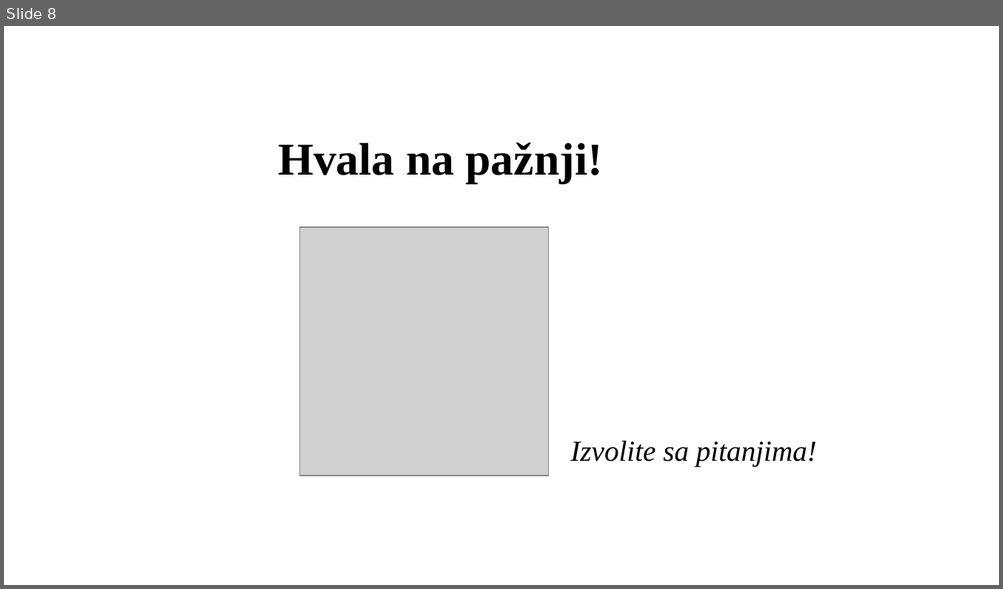
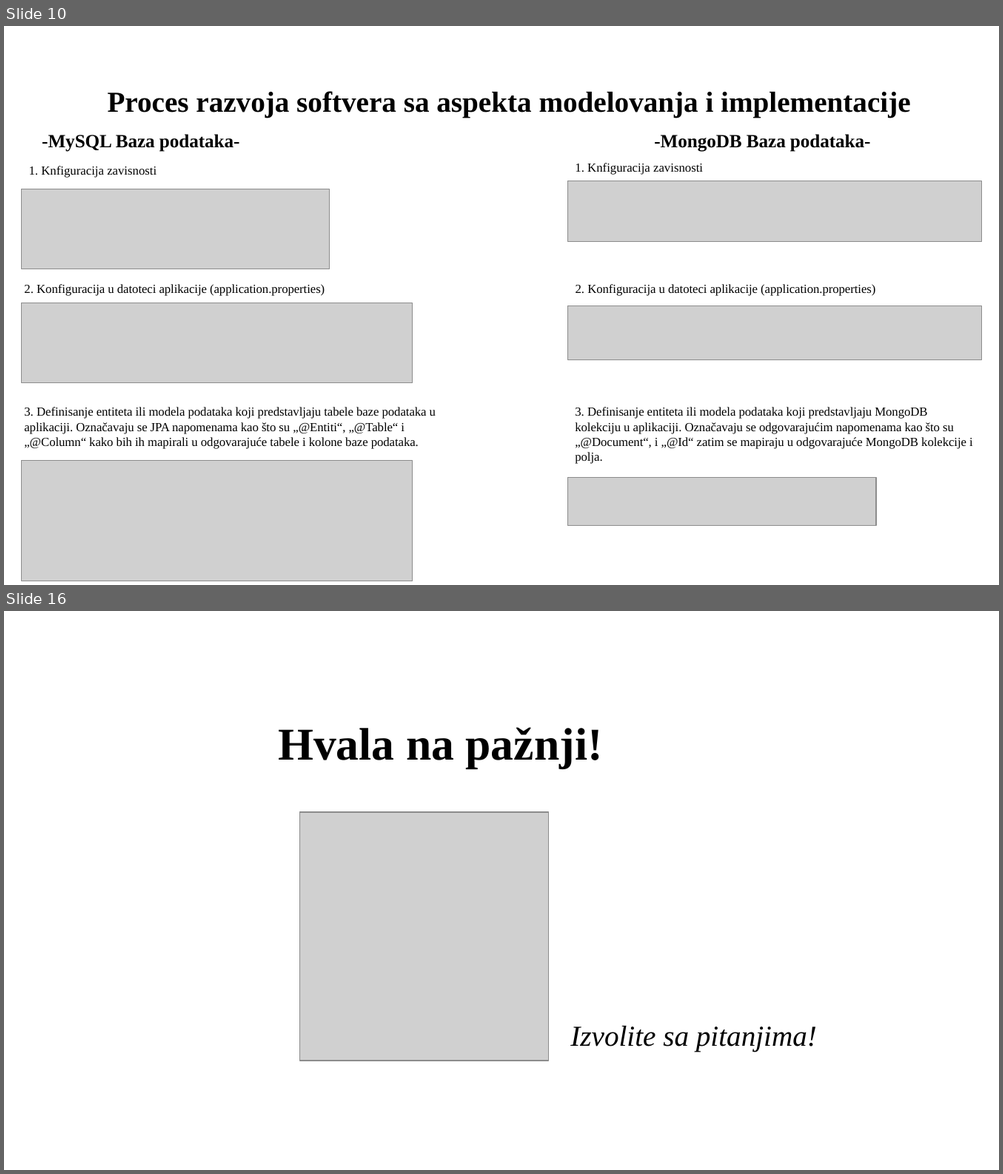
Before and after one commit to Pedja1201/ProjectBrandy_springboot-angular, a slide deck: Specification and Modeling/PredragRadak-Presentation.pptx. Shown one above the other, each under a label of ours: slide 8 before the commit, slides 10 and 16 after it; the slides between them are not shown. The pictures are 1003x589 and 1003x1174 pixels, drawn with LibreOffice and Linux fonts; fonts in the diff are those of the drawing; grey boxes stand for pictures; background and template pictures are left out. Boxes give left, top, right and bottom in pixels: in the first picture for what was removed or moved away, otherwise in the second. Text is boxed around its words. In the diff, an @@ line names an element or a change of style, - is before the commit and + after.

```diff
--- a/Specification and Modeling/PredragRadak-Presentation.pptx
+++ b/Specification and Modeling/PredragRadak-Presentation.pptx
@@ slide 10 added at (4,26,999,585), background picture (left out) @@
@@ title added at (108,91,910,117), 28 pt, text #000000, bold @@
+Proces razvoja softvera sa aspekta modelovanja i implementacije
@@ text added at (42,134,240,152), 18 pt, text #000000, bold @@
+  -MySQL Baza podataka-
@@ text added at (654,134,871,152), 18 pt, text #000000, bold @@
+  -MongoDB Baza podataka-
@@ text added at (29,166,156,178), 12 pt, text #000000 @@
+1. Knfiguracija zavisnosti
@@ text added at (575,163,703,175), 12 pt, text #000000 @@
+1. Knfiguracija zavisnosti
@@ picture added at (22,190,330,269) @@
@@ picture added at (568,181,982,241) @@
@@ text added at (24,284,324,296), 12 pt, text #000000 @@
+2. Konfiguracija u datoteci aplikacije (application.properties)
@@ text added at (575,284,875,296), 12 pt, text #000000 @@
+2. Konfiguracija u datoteci aplikacije (application.properties)
@@ picture added at (22,304,413,383) @@
@@ picture added at (568,306,982,360) @@
@@ text added at (24,407,435,449), 12 pt, text #000000 @@
+3. Definisanje entiteta ili modela podataka koji predstavljaju tabele baze podataka u aplikaciji. Označavaju se JPA napomenama kao što su „@Entiti“, „@Table“ i „@Column“ kako bih ih mapirali u odgovarajuće tabele i kolone baze podataka.
@@ text added at (575,407,973,464), 12 pt, text #000000 @@
+3. Definisanje entiteta ili modela podataka koji predstavljaju MongoDB kolekciju u aplikaciji. Označavaju se odgovarajućim napomenama kao što su „@Document“, i „@Id“ zatim se mapiraju u odgovarajuće MongoDB kolekcije i polja.
@@ picture added at (22,461,413,582) @@
@@ picture added at (567,477,876,526) @@
@@ what was slide 8 is now slide 16 @@
```
Also in this commit, not shown: 5 slides changed, 9 other slides added, 2 slides removed.
